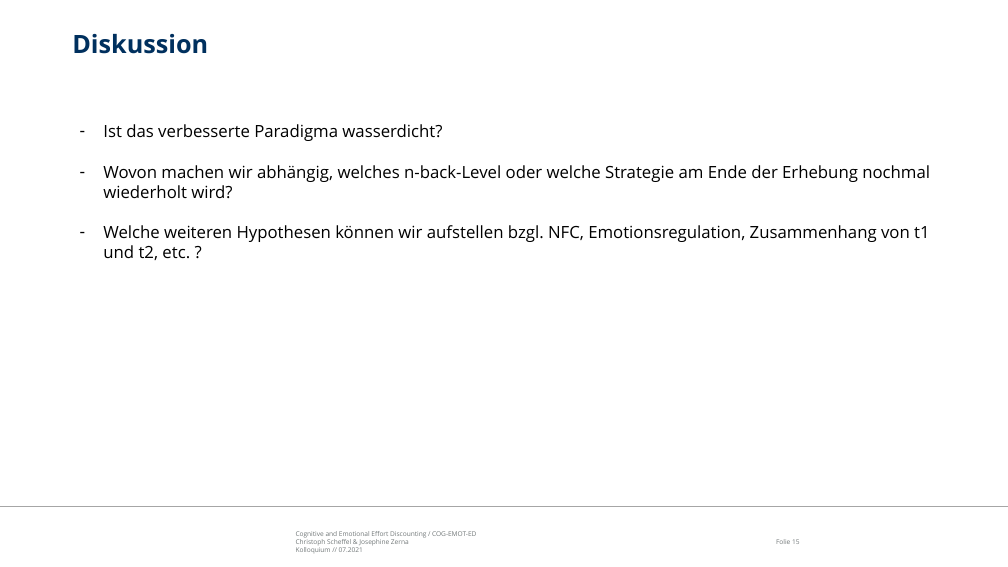
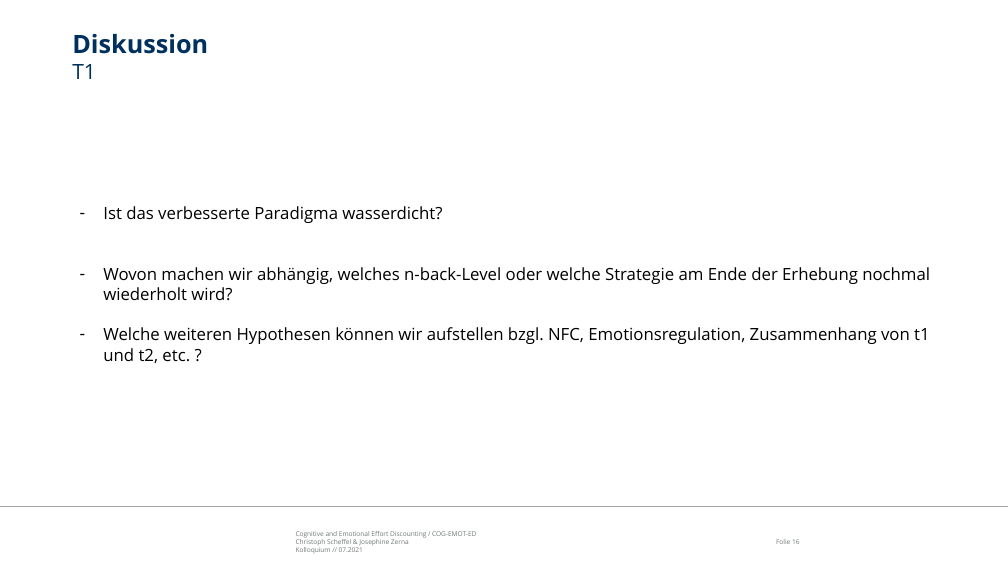
Before and after one commit to ChScheffel/CAD, a slide deck: slide 16 of 99_Thinktank/Talks/21-07-06_Kolloquium/Kolloquium_COG-ER-ED.pptx (slide 15 before the commit). Drawn at 1008x567 pixels with LibreOffice and Linux fonts; fonts in the diff are those of the drawing; background and template pictures are left out. Boxes give left, top, right and bottom in pixels: in the first picture for what was removed or moved away, otherwise in the second. Text is boxed around its words. In the diff, an @@ line names an element or a change of style, - is before the commit and + after.

Commit message:
new slides

```diff
--- a/99_Thinktank/Talks/21-07-06_Kolloquium/Kolloquium_COG-ER-ED.pptx
+++ b/99_Thinktank/Talks/21-07-06_Kolloquium/Kolloquium_COG-ER-ED.pptx
@@ title at (72,34,208,79): text changed @@
-Diskussion
+Diskussion
+T1
@@ text "Ist das verbesserte Paradigma wasserdicht?" rewrapped from (103,124,930,260) to (103,206,930,363) @@
```
Also in this commit, not shown: 1 other slide changed, 2 slides added.
